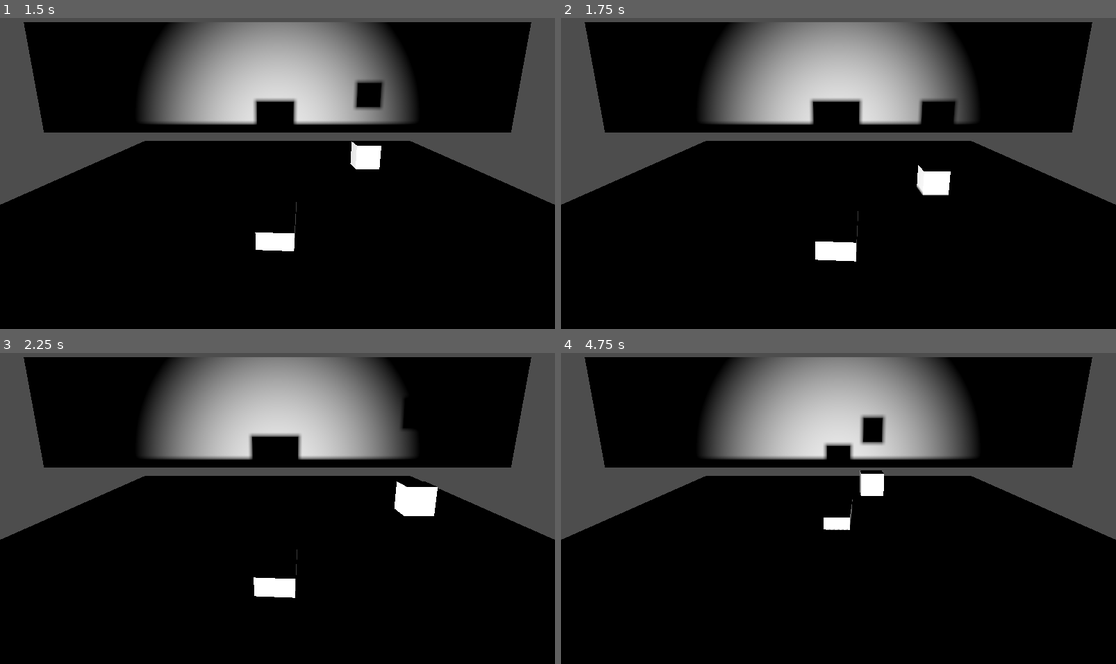
Above: before the commit, frames 1-4 (two rows, left to right).
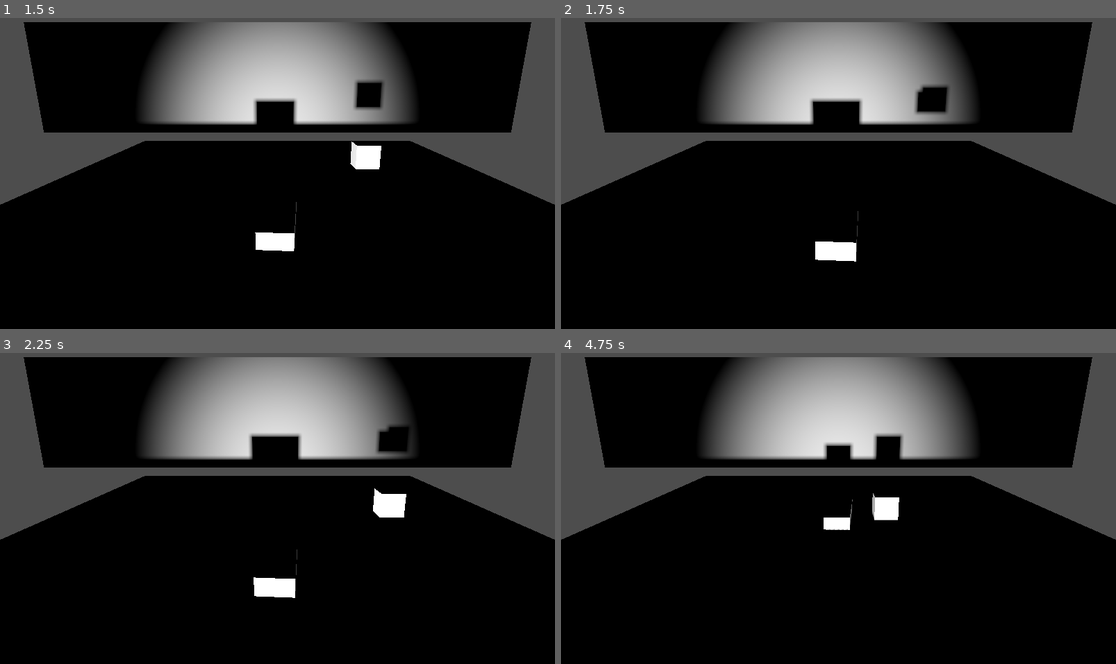
Above: after the commit, the same moments.

Repository: connorheyz/shadow-play
Game: Godot game, scene res://main_scene.tscn
Same seed, same stepped clock (60 frames per second), same inputs: the game is played once before the commit and once after it.
Inputs:
- Up to frame 1 (1.5 s): hold D (move_right) 0.53-1.28 s; tap E (switch_mode) at 0.6 s; tap Space (jump) at 0.77, 0.8, 1.07, 1.35 s; hold S (move_down) from 1.28 s (still down)
- Up to frame 2 (1.75 s): keep holding S (move_down); tap Space (jump) at 1.52 s; tap E (switch_mode) at 1.55 s
- Up to frame 3 (2.25 s): tap Space (jump) at 1.82 s; release S (move_down) at 2.03 s; hold D (move_right) from 2.03 s (still down); tap E (switch_mode) at 2.1 s
- Up to frame 4 (4.75 s): tap Space (jump) at 2.3, 3.02, 3.32, 3.6, 3.77, 4.07, 4.52 s; release D (move_right) at 2.78 s; hold W (move_up) 2.78-3.53 s; tap E (switch_mode) at 2.85, 4.35 s; hold A (move_left) from 3.53 s (still down)

Frame 1 is identical in both runs. In frame 2, 1.2% of the frame differs, in the area x 63-72%, y 21-58%; in frame 3, 1.4%; in frame 4, 1.5%, in the area x 53-62%, y 19-54%.
Error before the commit: Invalid assignment of property or key 'cast_shadow' with value of type 'int' on a base object of type 'Nil'. (res://main.gd:77)

Commit message:
fixed scenes

Diff:
--- a/connors_test_scene.tscn
+++ b/connors_test_scene.tscn
@@ -61,7 +61,7 @@
 shape = SubResource("BoxShape3D_1")
 
 [node name="Player3D" type="CharacterBody3D" parent="." groups=["Player"]]
-transform = Transform3D(1, 0, 0, 0, 1, 0, 0, 0, 1, 3, 1, 0)
+transform = Transform3D(1, 0, 0, 0, 1, 0, 0, 0, 1, 1.08125, 1, 0)
 script = ExtResource("2_anjr0")
 
 [node name="MeshInstance3D" type="MeshInstance3D" parent="Player3D"]
@@ -81,8 +81,18 @@
 [node name="CollisionShape3D" type="CollisionShape3D" parent="MovingPlatform"]
 shape = SubResource("BoxShape3D_1")
 
+[node name="Wall" type="CharacterBody3D" parent="." groups=["Projectable"]]
+transform = Transform3D(3.93402e-07, 0, 1, 0, 3.11423, 0, -3, 0, 1.31134e-07, 4.03592, 1.89056, -2.30666)
+collision_layer = 5
+
+[node name="MeshInstance3D" type="MeshInstance3D" parent="Wall"]
+mesh = SubResource("BoxMesh_jbxy3")
+
+[node name="CollisionShape3D" type="CollisionShape3D" parent="Wall"]
+shape = SubResource("BoxShape3D_1")
+
 [node name="Spotlight" type="SpotLight3D" parent="."]
-transform = Transform3D(1, 0, 0, 0, 0.998806, 0.04885, 0, -0.04885, 0.998806, 0, 0.395704, 15)
+transform = Transform3D(1, 0, 0, 0, 0.998806, 0.04885, 0, -0.04885, 0.998806, 0, 0.476619, 13.0868)
 light_energy = 7.141
 light_indirect_energy = 0.0
 light_size = 0.051
--- a/main.gd
+++ b/main.gd
@@ -16,6 +16,8 @@
 	player_shadow.is_active = false
 
 func _physics_process(_delta):
+	if (shadow_mode):
+		update_shadow_projection(false)
 	if Input.is_action_just_pressed("switch_mode"):
 		attempt_toggle_shadow_mode()
 
@@ -63,7 +65,7 @@
 func attempt_toggle_shadow_mode():
 
 	if (!shadow_mode):
-		update_shadow_projection()
+		update_shadow_projection(true)
 		if (shadow_collider.test_offset(Vector3(0,0,0))):
 			return
 		shadow_mode = true
@@ -114,7 +116,7 @@
 static func get_negative_z_face(node: Node3D):
 	return node.global_position.z + node.scale.z/2
 
-func update_shadow_projection():
+func update_shadow_projection(position: bool):
 
 	var corners = get_object_corners(player)
 	var projected_corners = []
@@ -134,8 +136,9 @@
 
 	shadow_collider.vertices = rel_projected_points
 
-	player_shadow.global_position = Vector3(
-		center.x,
-		center.y,
-		back_wall.global_position.z + back_wall.scale.z/2
-	)
+	if (position):
+		player_shadow.global_position = Vector3(
+			center.x,
+			center.y,
+			back_wall.global_position.z + back_wall.scale.z/2
+		)
--- a/main_scene.tscn
+++ b/main_scene.tscn
@@ -1,10 +1,9 @@
-[gd_scene load_steps=13 format=3 uid="uid://namueyp5546f"]
+[gd_scene load_steps=12 format=3 uid="uid://namueyp5546f"]
 
 [ext_resource type="Script" path="res://main.gd" id="1_abaqb"]
 [ext_resource type="Script" path="res://player.gd" id="2_jprr2"]
 [ext_resource type="Script" path="res://moving_platform.gd" id="3_djc8d"]
 [ext_resource type="Script" path="res://player_shadow.gd" id="4_lm0bd"]
-[ext_resource type="Texture2D" uid="uid://dj780f5vh17g8" path="res://shadow.png" id="5_6spin"]
 [ext_resource type="PackedScene" uid="uid://cadhsnp0cue1c" path="res://shadow_collider.tscn" id="6_23ysp"]
 
 [sub_resource type="BoxMesh" id="BoxMesh_1"]
@@ -20,12 +19,13 @@
 
 [sub_resource type="BoxShape3D" id="BoxShape3D_x2b6q"]
 
-[node name="Main" type="Node3D" node_paths=PackedStringArray("spotlight", "player", "player_shadow", "player_sprite", "shadow_collider")]
+[node name="Main" type="Node3D" node_paths=PackedStringArray("spotlight", "player", "player_mesh", "player_shadow", "player_collider", "shadow_collider")]
 script = ExtResource("1_abaqb")
 spotlight = NodePath("Spotlight")
 player = NodePath("Player3D")
+player_mesh = NodePath("Player3D/MeshInstance3D")
 player_shadow = NodePath("PlayerShadow")
-player_sprite = NodePath("PlayerShadow/Sprite3D")
+player_collider = NodePath("Player3D/CollisionShape3D")
 shadow_collider = NodePath("PlayerShadow/ShadowCollider")
 
 [node name="Camera3D" type="Camera3D" parent="."]
@@ -93,22 +93,18 @@
 spot_attenuation = 0.0
 spot_angle = 60.0
 
-[node name="PlayerShadow" type="CharacterBody3D" parent="." node_paths=PackedStringArray("shadow_collider")]
+[node name="PlayerShadow" type="CharacterBody3D" parent="." node_paths=PackedStringArray("shadow_collider", "spotlight", "playerbody")]
 transform = Transform3D(1, 0, 0, 0, 1, 0, 0, 0, 1, -100, 2.233, 4.502)
 collision_mask = 2
 script = ExtResource("4_lm0bd")
 shadow_collider = NodePath("ShadowCollider")
+spotlight = NodePath("../Spotlight")
+playerbody = NodePath("../Player3D")
 
 [node name="CollisionShape3D" type="CollisionShape3D" parent="PlayerShadow"]
 shape = SubResource("BoxShape3D_x2b6q")
 disabled = true
 
-[node name="Sprite3D" type="Sprite3D" parent="PlayerShadow"]
-transform = Transform3D(1, 0, 0, 0, 1, 0, 0, 0, 1, 0, 0, 0.01)
-modulate = Color(1, 1, 1, 0.717647)
-pixel_size = 0.1
-texture = ExtResource("5_6spin")
-
 [node name="ShadowCollider" parent="PlayerShadow" node_paths=PackedStringArray("spotlights", "back_wall") instance=ExtResource("6_23ysp")]
 spotlights = [NodePath("../../Spotlight")]
 vertices = Array[Vector3]([Vector3(-1, 1, 0), Vector3(1, -1, 0), Vector3(1, 1, 0), Vector3(-1, -1, 0)])
--- a/player_shadow.gd
+++ b/player_shadow.gd
@@ -21,33 +21,48 @@
 
 func _move_object(hit_normal: Vector3, other: Node3D):
 	object_should_move = true
-	normal = Vector2(hit_normal.x, hit_normal.y)
+	normal = Vector2(hit_normal.x, hit_normal.y) * 1.5
+
+func move_in_pieces(direction: Vector2):
+	var x_direction = Vector3(direction.x, 0, 0)
+	if (!shadow_collider.test_offset(x_direction)):
+		position = position + x_direction
+		if (playerbody_linked):
+			move_playerbody(x_direction)
+	var y_direction = Vector3(0, direction.y, 0)
+	if (!shadow_collider.test_offset(y_direction)):
+		position = position + y_direction
+		if (playerbody_linked):
+			move_playerbody(y_direction)
 
 func move_step(direction: Vector2, override: bool):
 	var new_dimension = Vector3(direction.x, direction.y, 0)
 	if override:
 		position = position + new_dimension
-		move_playerbody(direction)
+		move_playerbody(new_dimension)
 		return true
 	if (!shadow_collider.test_offset(new_dimension)):
 		position = position + new_dimension
 		if (playerbody_linked):
-			move_playerbody(direction)
+			move_playerbody(new_dimension)
 		return true
 	return false
 
-func move_playerbody(direction: Vector2):
+func move_playerbody(direction: Vector3):
 	var vel_scale = (playerbody.global_position-spotlight.global_position).length()/(global_position - spotlight.global_position).length()
-	playerbody.position += Vector3(direction.x, direction.y, 0) * vel_scale
+	playerbody.position += direction * vel_scale
 
 func _physics_process(delta):
-
 	if (!is_active):
 		return
 
 	if (object_should_move):
-		move_step(normal * delta, true)
+		move_in_pieces(normal * delta)
 		object_should_move = false
+
+	var mov_dir = Vector2(0, 0)
+	mov_dir.x = Input.get_axis("move_left", "move_right") * SPEED * delta
+	move_step(mov_dir, false)
 
 	if Input.is_action_just_pressed("jump"):
 		JUMP_SPEED = JUMP_FORCE
@@ -61,7 +76,3 @@
 	if (!move_step(jump_dir, false)):
 		GRAVITY_SPEED = 0
 		JUMP_SPEED = 0
-
-	var mov_dir = Vector2(0, 0)
-	mov_dir.x = Input.get_axis("move_left", "move_right") * SPEED * delta
-	move_step(mov_dir, false)
--- a/shadow_collider.gd
+++ b/shadow_collider.gd
@@ -19,7 +19,6 @@
 			if (other is CharacterBody3D):
 				var normal = Projector.project_point_to_wall(origin, hit_position + other.velocity, Projector.get_negative_z_face(back_wall))
 				normal -= Projector.project_point_to_wall(origin, hit_position, Projector.get_negative_z_face(back_wall))
-				normal *= 1.1
 				return [normal, other]
 			return [Vector3(0, 0, 0), other]
 	return []
